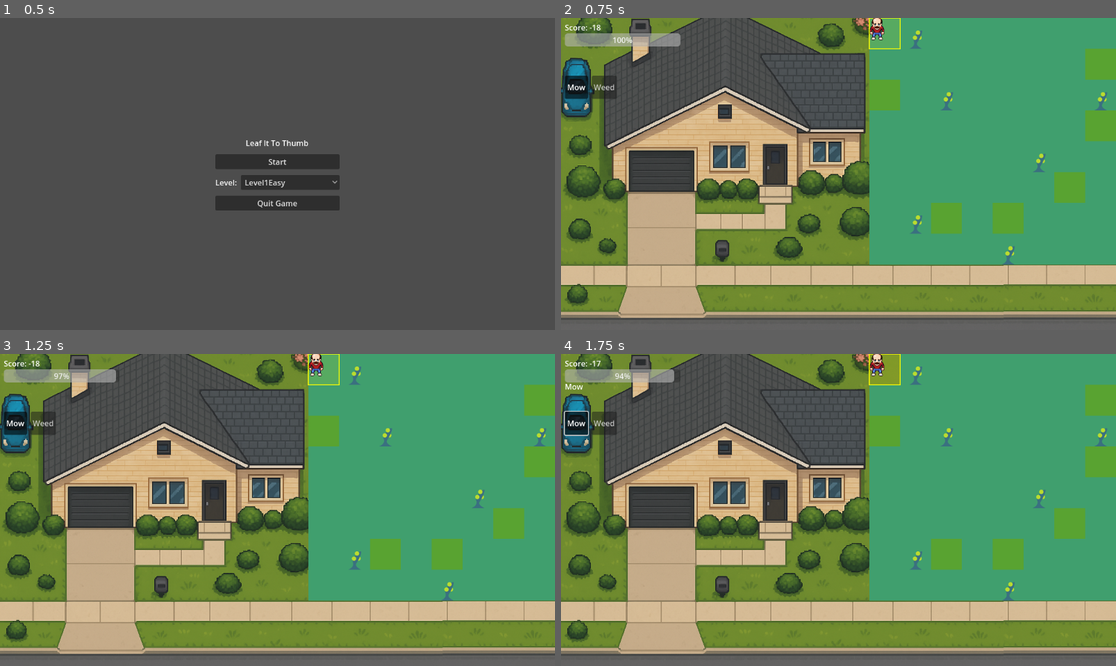
Above: before the commit, frames 1-4 (two rows, left to right).
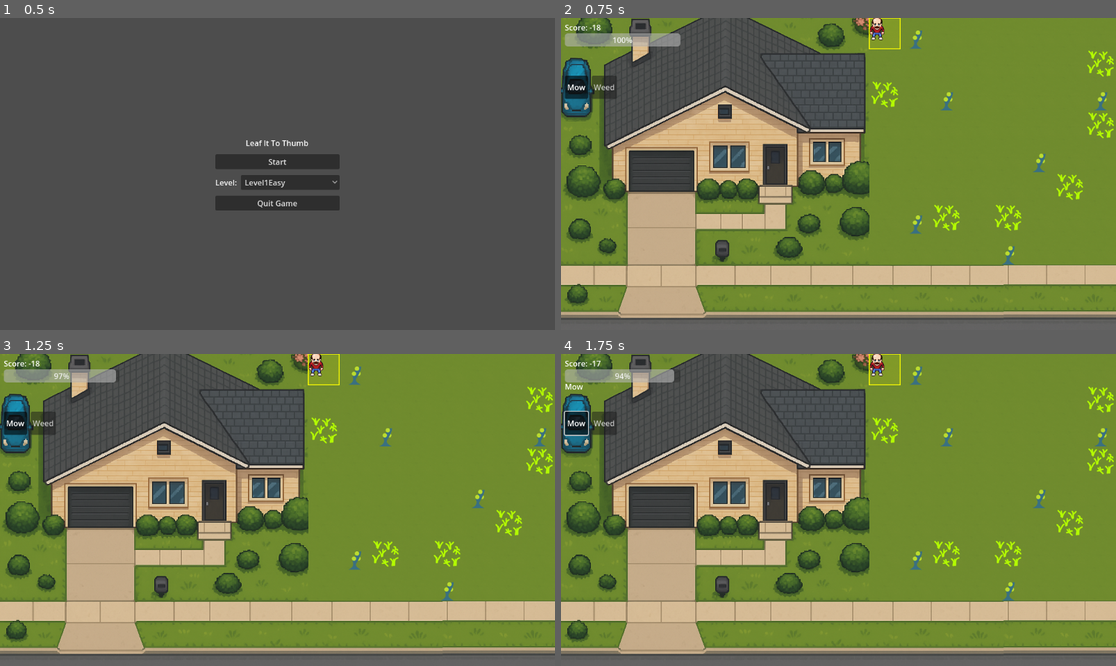
Above: after the commit, the same moments.

Repository: mcelroyian/lawndemonium
Game: Godot game, scene res://scenes/StartScreen.tscn
Two runs of this game, one before a commit and one after it. Both use one fixed random seed, a clock stepped at 60 frames per second and the inputs below.
Inputs:
- Up to frame 1 (0.5 s): no input
- Up to frame 2 (0.75 s): click "Start" at 0.5 s
- Up to frame 3 (1.25 s): no input
- Up to frame 4 (1.75 s): click "Mow" at 1.25 s

Frame 1 is identical in both runs. In frame 2, 33% of the frame differs, in the area x 55-100%, y 0-80%; in frame 3, 33%; in frame 4, 32%.

Commit message:
Add grass-grown texture and update tile sources in Board script

Diff:
--- a/assets/tiles.tres
+++ b/assets/tiles.tres
@@ -1,7 +1,8 @@
-[gd_resource type="TileSet" load_steps=5 format=3 uid="uid://bk4mjfkyyhxok"]
+[gd_resource type="TileSet" load_steps=7 format=3 uid="uid://bk4mjfkyyhxok"]
 
 [ext_resource type="Texture2D" uid="uid://c1wgnm6cdlsd0" path="res://scenes/tilesheet_complete.png" id="1_8y8ej"]
 [ext_resource type="Texture2D" uid="uid://bwiajfoj300a4" path="res://assets/grass-mown.png" id="2_ms3jd"]
+[ext_resource type="Texture2D" uid="uid://owusq42f08ge" path="res://assets/grass-grown.png" id="3_x1i2l"]
 
 [sub_resource type="TileSetAtlasSource" id="TileSetAtlasSource_ms3jd"]
 texture = ExtResource("1_8y8ej")
@@ -275,7 +276,13 @@
 texture_region_size = Vector2i(64, 64)
 0:0/0 = 0
 
+[sub_resource type="TileSetAtlasSource" id="TileSetAtlasSource_pnaot"]
+texture = ExtResource("3_x1i2l")
+texture_region_size = Vector2i(64, 64)
+0:0/0 = 0
+
 [resource]
 tile_size = Vector2i(64, 64)
 sources/0 = SubResource("TileSetAtlasSource_ms3jd")
 sources/1 = SubResource("TileSetAtlasSource_x1i2l")
+sources/2 = SubResource("TileSetAtlasSource_pnaot")
--- a/scenes/Main.tscn
+++ b/scenes/Main.tscn
@@ -4323,7 +4323,7 @@
 z_index = 20
 sprite_frames = SubResource("SpriteFrames_q8u5g")
 animation = &"spellcast_south"
-frame_progress = 0.735464
+frame_progress = 0.165457
 script = ExtResource("5_nxtc6")
 spritesheets_path = "res://assets"
 animation_data = SubResource("Resource_lhr70")
--- a/scripts/Board.gd
+++ b/scripts/Board.gd
@@ -44,8 +44,8 @@
 # Mapping from our logical tile ids -> atlas coordinates.
 # Defaults to first 5 tiles on the top row. Configure in Inspector if desired.
 @export var tile_atlas_positions: Array[Vector2i] = [
-	Vector2i(0, 9), # BAD
-	Vector2i(13, 11), # OK (unchanged; specify if different)
+	Vector2i(0, 0), # BAD (uses grass-grown)
+	Vector2i(0, 0), # OK (uses grass-grown)
 	Vector2i(0, 0), # GOOD (now uses source index 1 at 0,0)
 	Vector2i(0, 5), # WEED
 	Vector2i(0, 0)  # DIRT
@@ -55,8 +55,8 @@
 # 0 = first atlas source, 1 = second, etc. Defaults keep all on first source.
 # Set GOOD to 1 to use the new grass-mown tile in assets/tiles.tres.
 @export var tile_atlas_sources: Array[int] = [
-	0, # BAD
-	0, # OK
+	2, # BAD -> use third atlas source (grass-grown)
+	1, # OK -> use third atlas source (grass-grown)
 	1, # GOOD -> use second atlas source (grass-mown)
 	0, # WEED
 	0  # DIRT
Binary file added: assets/grass-grown.png
Not shown, added: assets/grass-grown.png.import
